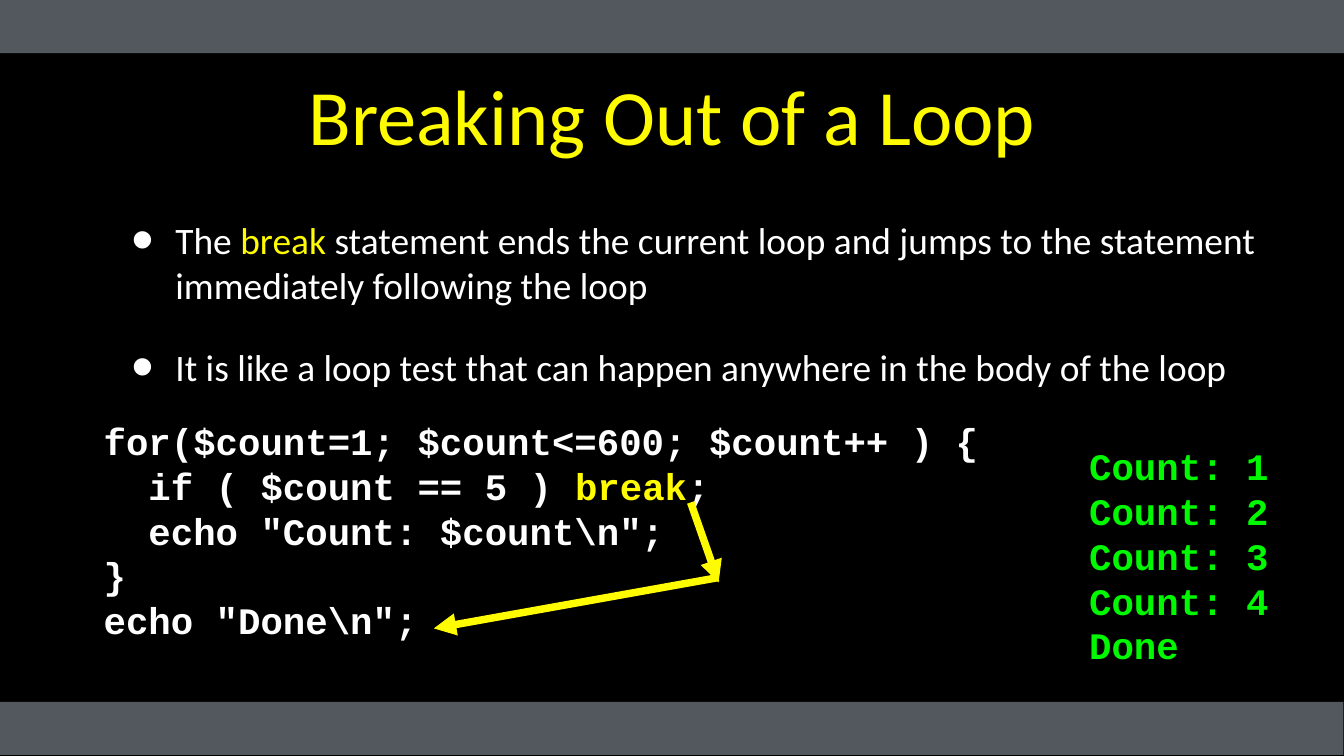
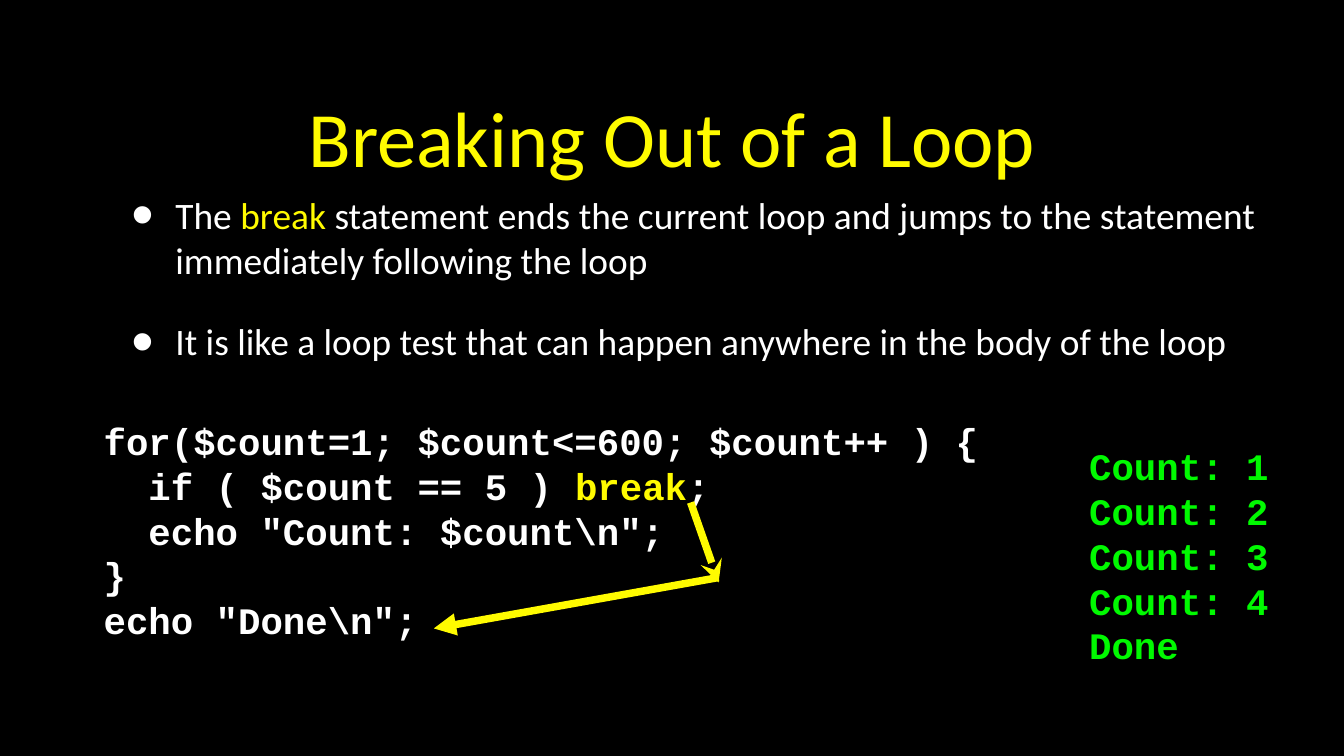
Before and after one commit to csev/wa4e, a slide deck: slide 28 of lectures/PHP-03-Expressions-Control-String.ppt. Drawn at 1344x756 pixels with LibreOffice and Linux fonts; fonts in the diff are those of the drawing. Boxes give left, top, right and bottom in pixels: in the first picture for what was removed or moved away, otherwise in the second. Text is boxed around its words. In the diff, an @@ line names an element or a change of style, - is before the commit and + after.

```diff
--- a/lectures/PHP-03-Expressions-Control-String.ppt
+++ b/lectures/PHP-03-Expressions-Control-String.ppt
@@ rectangle removed at (x1=0, y1=0, x2=1344, y2=54) @@
@@ title "Breaking Out of a Loop" moved from (x1=308, y1=90, x2=1035, y2=159) to (x1=308, y1=112, x2=1035, y2=181) @@
@@ text "The break statement ends the ..." at (x1=175, y1=203, x2=1255, y2=361): vertical alignment middle to top @@
@@ arrow (719, 583) - (691, 503): arrowheads changed @@
@@ rectangle at (x1=0, y1=702, x2=1344, y2=755): fill #53585F to #000000 @@
```
Also in this commit, not shown: 34 other slides changed, 1 other file.
